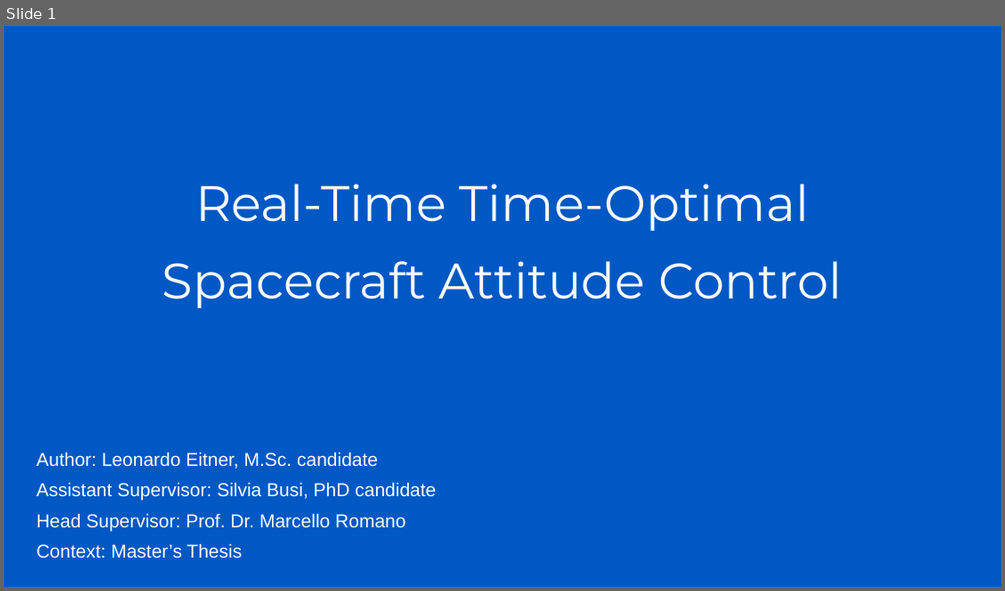
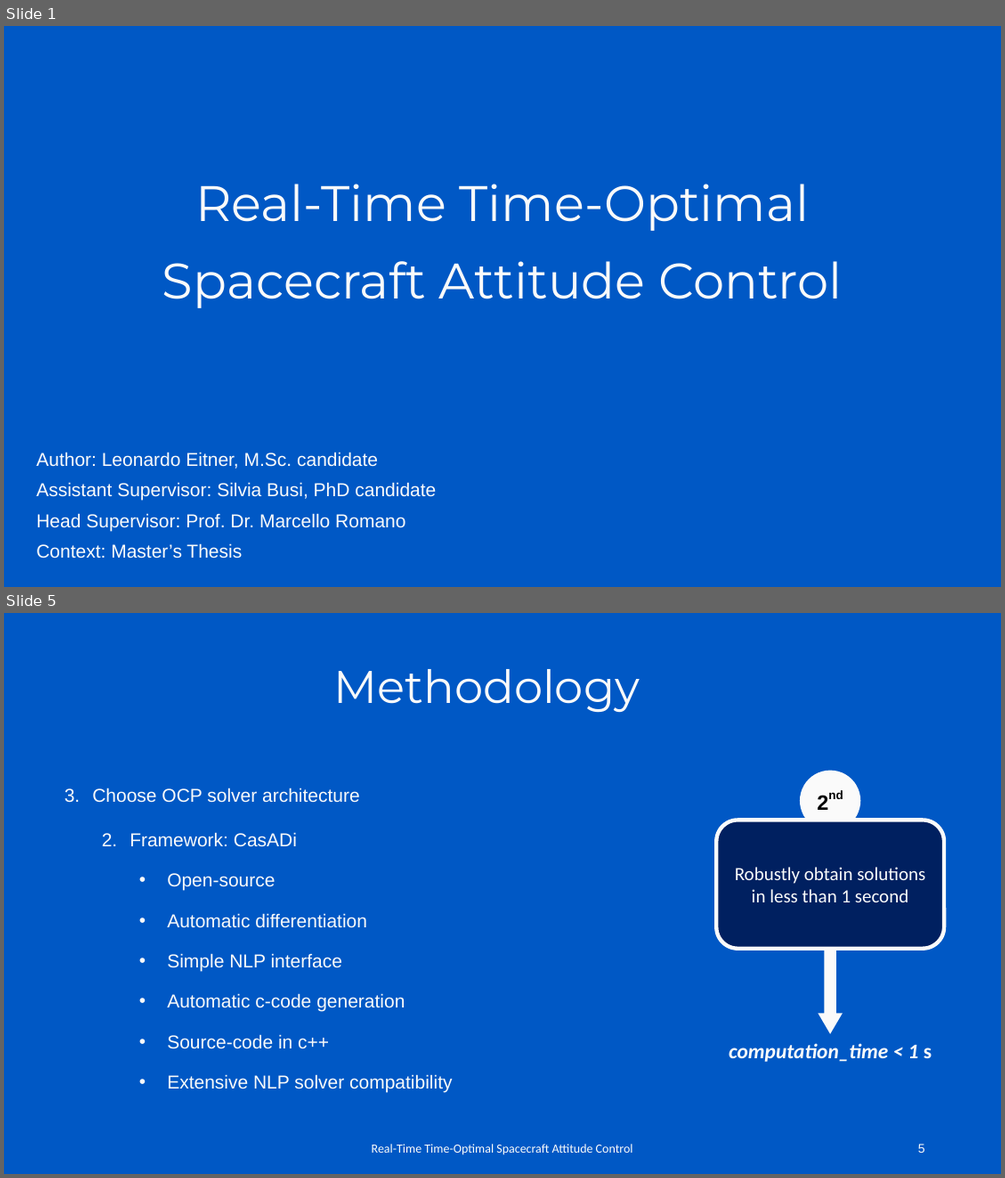
Before and after one commit to Leo8ner/TimeOptimalAttitudeControl, a slide deck: Presentations/Mid-Term Presentation.pptx. Shown one above the other, each under a label of ours: slide 1 before the commit, slides 1 and 5 after it; the slides between them are not shown. The pictures are 1005x591 and 1005x1178 pixels, drawn with LibreOffice and Linux fonts; fonts in the diff are those of the drawing; background and template pictures are left out. Boxes give left, top, right and bottom in pixels: in the first picture for what was removed or moved away, otherwise in the second. Text is boxed around its words. In the diff, an @@ line names an element or a change of style, - is before the commit and + after.

```diff
--- a/Presentations/Mid-Term Presentation.pptx
+++ b/Presentations/Mid-Term Presentation.pptx
@@ slide 5 added at (4, 613, 1001, 1174), background #0058C5 @@
@@ title added at (333, 669, 639, 713), 44 pt, text #FAFAFA @@
+Methodology
@@ ellipse added at (800, 770, 860, 831), fill #FAFAFA, 20 pt, text #000000, bold @@
+2nd
@@ text added at (92, 787, 453, 1093), 18 pt, text #FAFAFA @@
+3. Choose OCP solver architecture
+  2. Framework: CasADi
+    • Open-source
+    • Automatic differentiation
+    • Simple NLP interface
+    • Automatic c-code generation
+    • Source-code in c++
+    • Extensive NLP solver compatibility
@@ rounded rectangle added at (717, 820, 945, 949), fill #002060, outline #FAFAFA 3.75 pt, 18 pt, text #FAFAFA @@
+Robustly obtain solutions in less than 1 second
@@ down arrow added at (818, 949, 843, 1034), fill #FAFAFA @@
@@ text added at (728, 1043, 931, 1062), 20 pt, text #FAFAFA, bold, italic @@
+computation_time < 1 s
@@ text added at (372, 1143, 633, 1155), 12 pt, text #FBFBFB @@
+Real-Time Time-Optimal Spacecraft Attitude Control
@@ page number added at (918, 1143, 925, 1152), 12 pt, text #FBFBFB @@
+5
```
Also in this commit, not shown: 2 slides changed, 2 other slides added, 1 other file.
